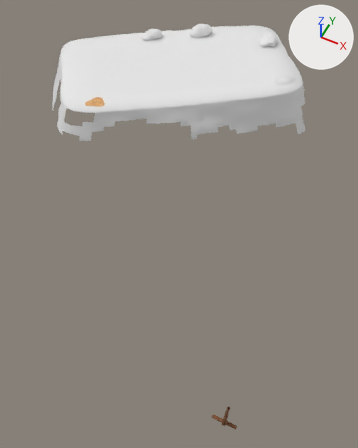
A saved change to the FBX model assets/world/world-finish/world-finish-terrace.fbx.
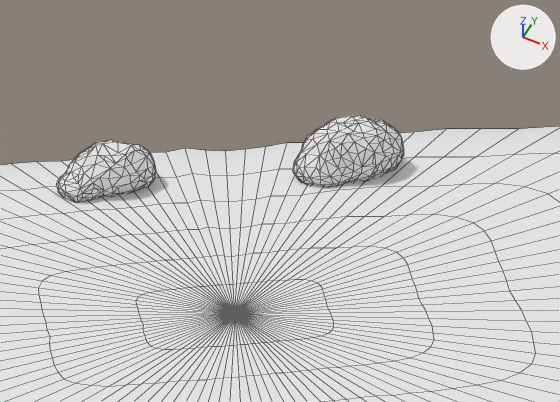
The first picture shows the older version from a 50 mm lens placed at (9.6, -42.4, 115.6), pointed at (-38.1, 53.1, -3.7). The close-ups show the older and then the newer version on the part from 36% to 68% of the width and 0% to 18% of the height of that picture. Only the edits that show in the close-ups are written down. Lighting does not change. The marker at upper right points along +X, +Y and +Z. The close-ups show mesh edges as thin lines.

The older version as bpy lines, for what is in view:
```python
me_w7_f_terrace__grass = bpy.data.meshes.new('W7_F_Terrace__grass')
me_w7_f_terrace__grass.from_pydata(...)  # 673 vertices, 672 faces; spans x -102.9..-18.0, y 57.8..134.6, z 24.5..25.0
me_w7_f_terrace__grass.materials.append(mat_wf_grass)  # white #e7e7e7
me_w7_f_terracerocks__cliff_rock = bpy.data.meshes.new('W7_F_TerraceRocks__cliff_rock')
me_w7_f_terracerocks__cliff_rock.from_pydata(...)  # 665 vertices, 1196 faces; spans x -79.5..-33.8, y 104.5..127.2, z 24.3..28.7
me_w7_f_terracerocks__cliff_rock.materials.append(mat_wf_cliff_rock)  # white #e7e7e7
ob_w7_f_terrace__grass = bpy.data.objects.new('W7_F_Terrace__grass', me_w7_f_terrace__grass)
ob_w7_f_terrace__grass.location = (0.0, 0.0, 0.0)
ob_w7_f_terracerocks__cliff_rock = bpy.data.objects.new('W7_F_TerraceRocks__cliff_rock', me_w7_f_terracerocks__cliff_rock)
ob_w7_f_terracerocks__cliff_rock.location = (0.0, 0.0, 0.0)
```
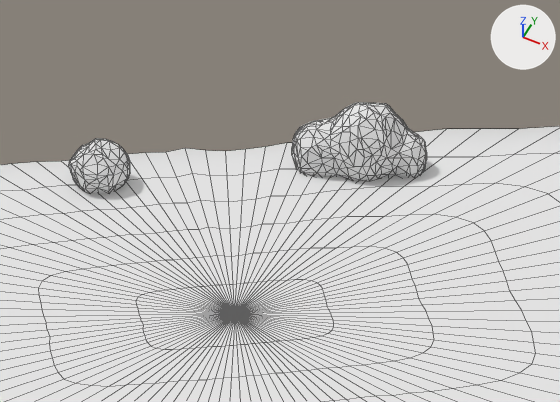
Edits to the bpy script that builds the scene:
```text
Change me_w7_f_terracerocks__cliff_rock:
    used by ob_w7_f_terracerocks__cliff_rock; location = (0.0, 0.0, 0.0)
    remove me_w7_f_terracerocks__cliff_rock.from_pydata(...)  # 665 vertices, 1196 faces; spans x -79.5..-33.8, y 104.5..127.2, z 24.3..28.7
    add me_w7_f_terracerocks__cliff_rock.from_pydata(...)  # 674 vertices, 1209 faces; spans x -79.3..-32.5, y 105.6..126.0, z 24.1..29.9
    me_w7_f_terracerocks__cliff_rock part 1: the loose piece of 226 vertices spanning x -64.9..-57.9, y 114.4..121.5, z 24.4..28.7 is rebuilt with 333 vertices and now spans x -65.9..-56.1, y 115.6..121.9, z 24.1..29.9
    me_w7_f_terracerocks__cliff_rock part 2: 194 vertices removed from x -79.5..-73.3, y 104.5..111.0, z 24.3..28.0; 146 vertices added at x -79.3..-74.9, y 105.6..109.9, z 24.6..28.3
    other edits to the shape of me_w7_f_terracerocks__cliff_rock do not show in these pictures
```

Changed parts and their boxes [x1, y1, x2, y2] in the close-ups (560 x 402 px; the box of a moved part takes in the faces that stretch with it):
'W7_F_TerraceRocks__cliff_rock', reshaped
    before: [56, 116, 404, 202]
    after: [69, 102, 427, 194]
part 1 of me_w7_f_terracerocks__cliff_rock, rebuilt (21% wider, 11% taller)
    before: [293, 116, 404, 187]
    after: [292, 102, 427, 181]
part 2 of me_w7_f_terracerocks__cliff_rock, moved or reshaped
    before: [56, 140, 156, 202]
    after: [69, 138, 130, 194]
